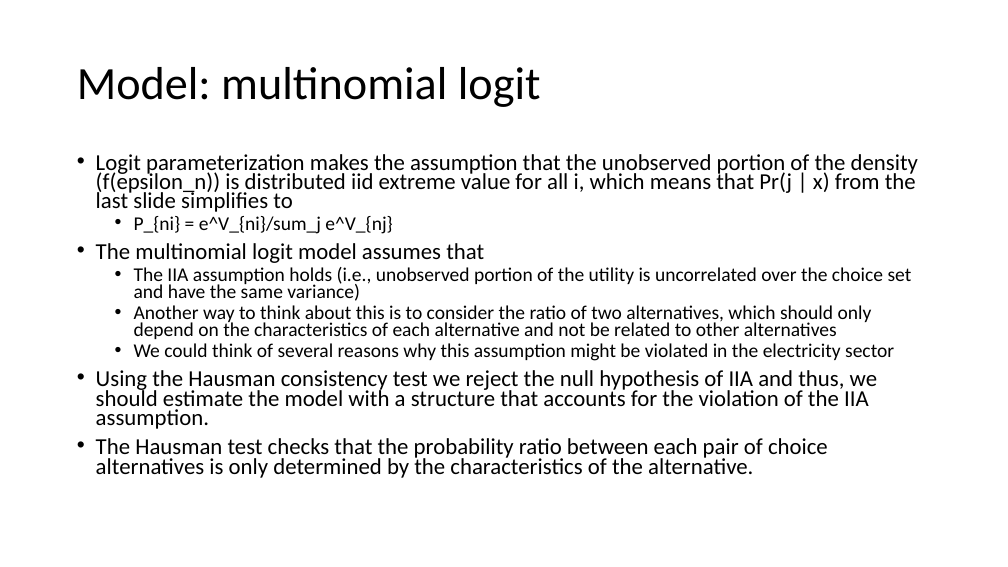
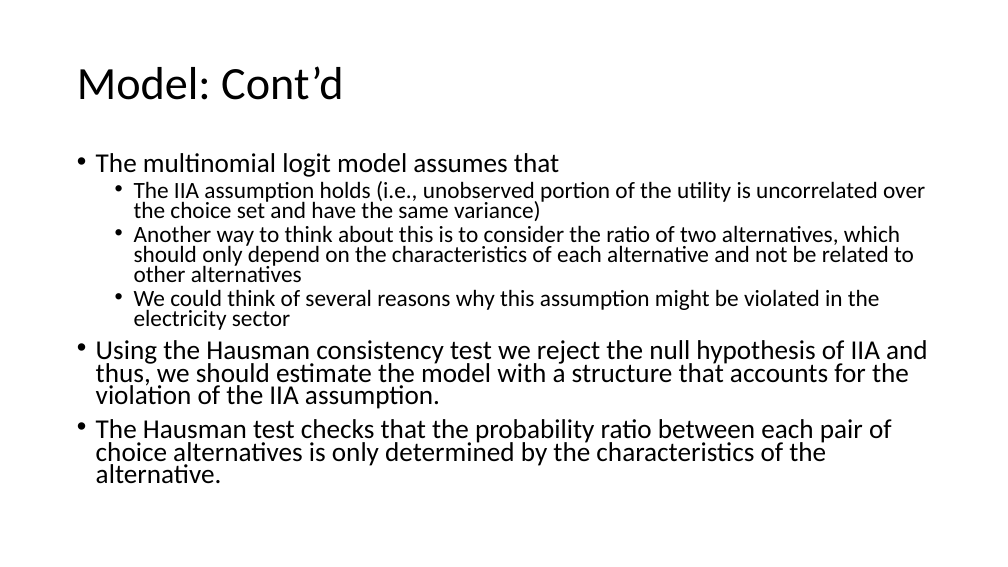
Before and after one commit to andymd26/fuzzy-waffle, a slide deck: slide 14 of doc/Electricity investment.pptx (slide 13 before the commit). Drawn at 1008x567 pixels with LibreOffice and Linux fonts; fonts in the diff are those of the drawing. Boxes give left, top, right and bottom in pixels: in the first picture for what was removed or moved away, otherwise in the second. Text is boxed around its words. In the diff, an @@ line names an element or a change of style, - is before the commit and + after.

```diff
--- a/doc/Electricity investment.pptx
+++ b/doc/Electricity investment.pptx
@@ title at bbox=[77, 66, 343, 100]: text changed @@
-Model: multinomial logit
+Model: Cont’d
@@ text "The multinomial logit model assumes ..." at bbox=[96, 153, 928, 484]: size 21.7 to 25.9 pt in "The multinomial logit model assumes that", "Using the Hausman consistency test we reject ...", "The Hausman test checks that the probability ..."; size 18.6 to 22.2 pt in "The IIA assumption holds (i.e., unobserved portion ...", "Another way to think about this is ...", "We could think of several reasons why ..." @@
@@ text at bbox=[96, 154, 918, 234]: paragraphs removed @@
-• Logit parameterization makes the assumption that the unobserved portion of the density (f(epsilon_n)) is distributed iid extreme value for all i, which means that Pr(j | x) from the last slide simplifies to
-  • P_{ni} = e^V_{ni}/sum_j e^V_{nj}
```
Also in this commit, not shown: 10 other slides changed, 3 slides added.
